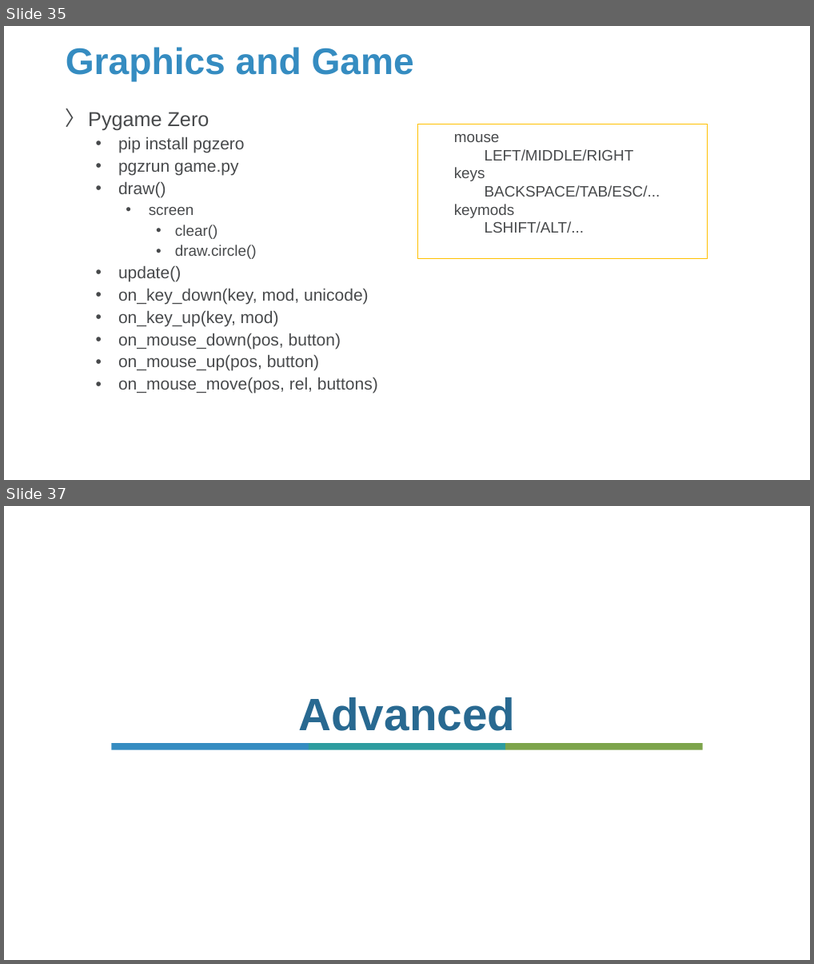
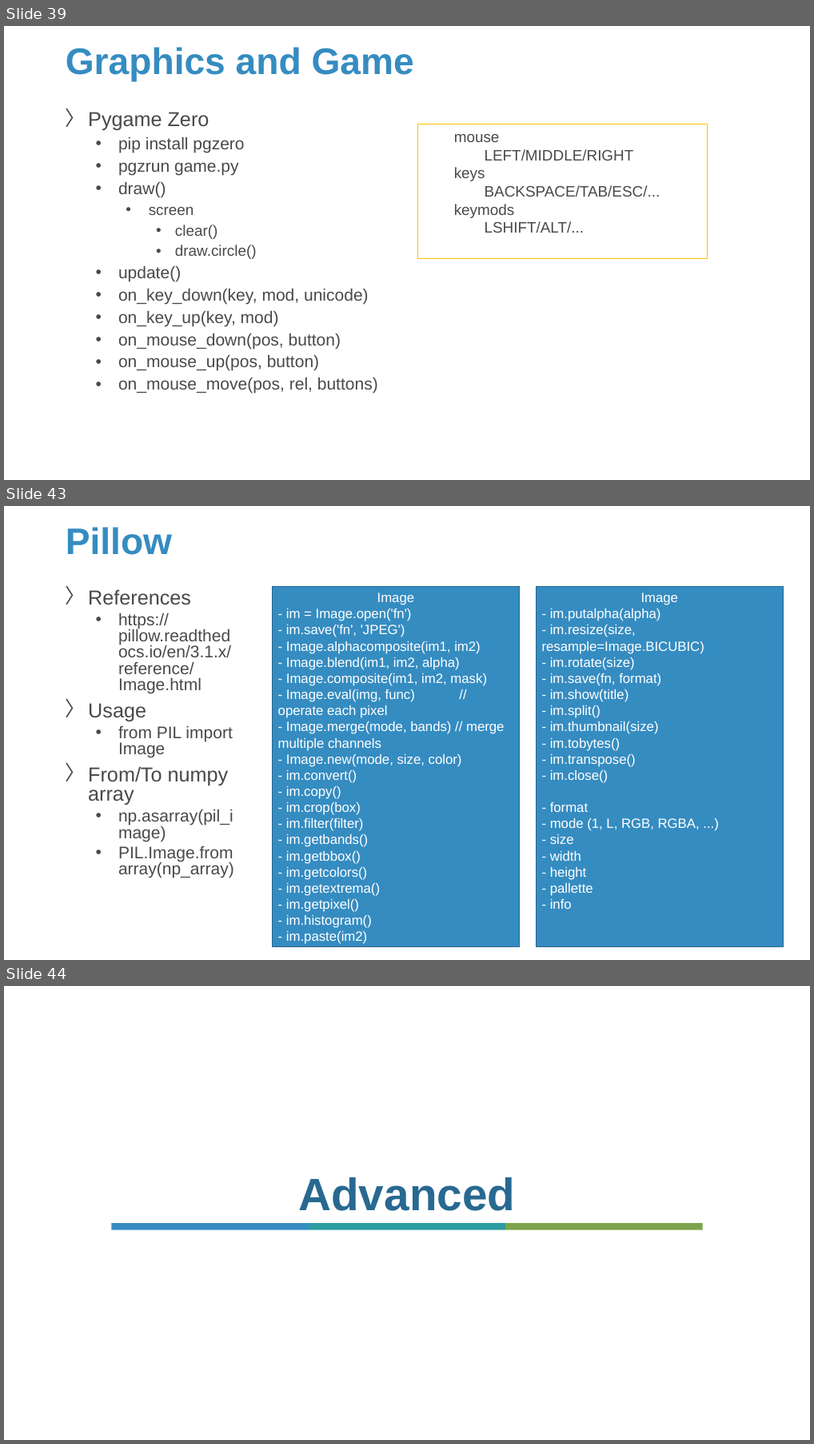
Before and after one commit to Sparks-Lu/TechNotes, a slide deck: Python/Python-Notes.pptx. Shown one above the other, each under a label of ours: slides 35 and 37 before the commit, slides 39, 43 and 44 after it; the slides between them are not shown. The pictures are 814x964 and 814x1444 pixels, drawn with LibreOffice and Linux fonts; fonts in the diff are those of the drawing; background and template pictures are left out. Boxes give left, top, right and bottom in pixels: in the first picture for what was removed or moved away, otherwise in the second. Text is boxed around its words. In the diff, an @@ line names an element or a change of style, - is before the commit and + after.

```diff
--- a/Python/Python-Notes.pptx
+++ b/Python/Python-Notes.pptx
@@ slide 43 added at (4, 506, 810, 960), background picture (left out) @@
@@ title added at (66, 527, 172, 555), 44 pt, text #358CC1, bold @@
+Pillow
@@ text added at (88, 590, 234, 878), 20 pt, text #47494B @@
+〉 References
+  • https://pillow.readthedocs.io/en/3.1.x/reference/Image.html
+〉 Usage
+  • from PIL import Image
+〉 From/To numpy array
+  • np.asarray(pil_image)
+  • PIL.Image.fromarray(np_array)
@@ rectangle added at (272, 587, 519, 947), fill #358CC1, outline #27688F 1 pt, 16 pt, text #FFFFFF @@
+Image
+- im = Image.open('fn')
+- im.save('fn', 'JPEG')
+- Image.alphacomposite(im1, im2)
+- Image.blend(im1, im2, alpha)
+- Image.composite(im1, im2, mask)
+- Image.eval(img, func) // operate each pixel
+- Image.merge(mode, bands) // merge multiple channels
+- Image.new(mode, size, color)
+- im.convert()
+- im.copy()
+- im.crop(box)
+- im.filter(filter)
+- im.getbands()
+- im.getbbox()
+- im.getcolors()
+- im.getextrema()
+- im.getpixel()
+- im.histogram()
+- im.paste(im2)
@@ rectangle added at (536, 587, 784, 947), fill #358CC1, outline #27688F 1 pt, 16 pt, text #FFFFFF @@
+Image
+- im.putalpha(alpha)
+- im.resize(size, resample=Image.BICUBIC)
+- im.rotate(size)
+- im.save(fn, format)
+- im.show(title)
+- im.split()
+- im.thumbnail(size)
+- im.tobytes()
+- im.transpose()
+- im.close()
+- format
+- mode (1, L, RGB, RGBA, ...)
+- size
+- width
+- height
+- pallette
+- info
@@ what was slide 35 is now slide 39 @@
@@ what was slide 37 is now slide 44 @@
```
Also in this commit, not shown: 6 slides changed, 8 other slides added, 2 slides removed, 6 other files.
